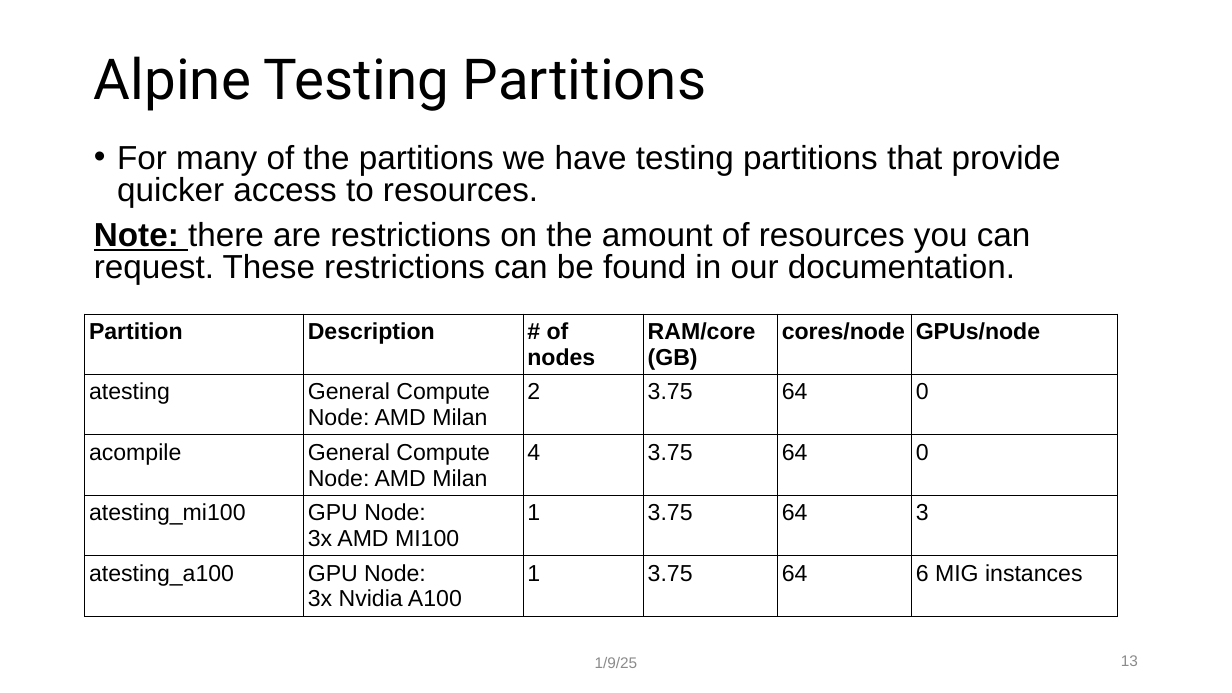
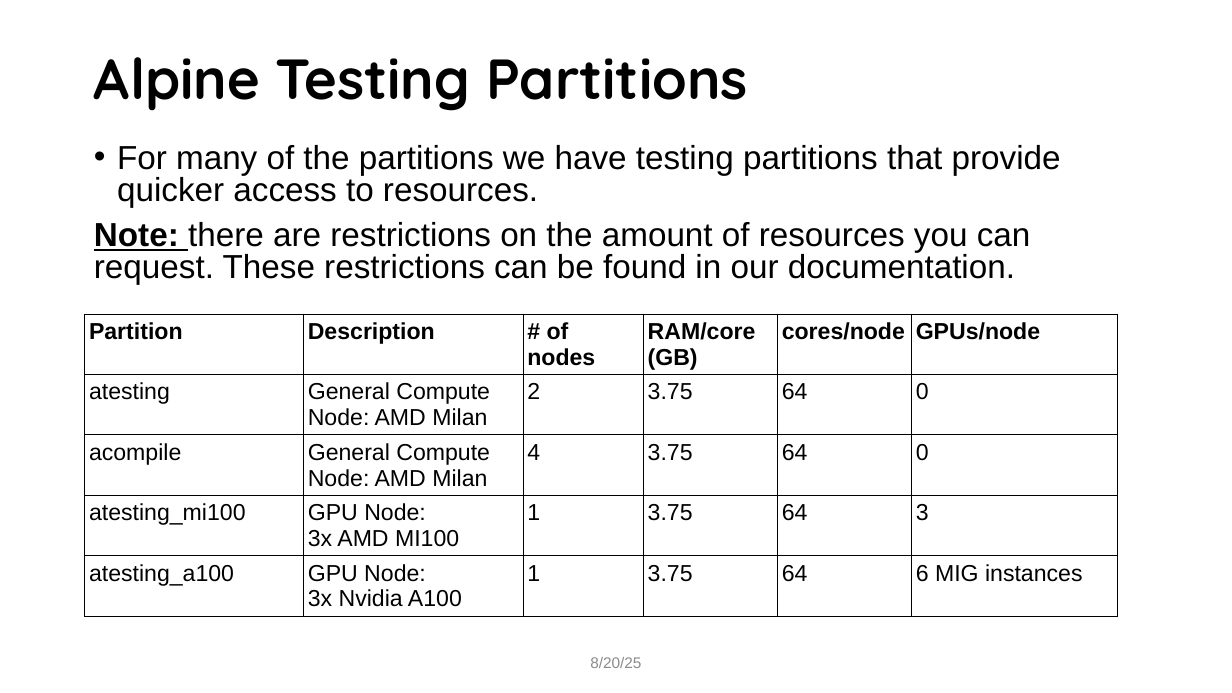
Before and after one commit to mohalkh5/hpc_fundamentals_micro_credential, a slide deck: slide 13 of scheduling_jobs/scheduling_jobs.pptx. Drawn at 1232x693 pixels with LibreOffice and Linux fonts; fonts in the diff are those of the drawing; background and template pictures are left out. Boxes give left, top, right and bottom in pixels: in the first picture for what was removed or moved away, otherwise in the second. Text is boxed around its words. In the diff, an @@ line names an element or a change of style, - is before the commit and + after.

```diff
--- a/scheduling_jobs/scheduling_jobs.pptx
+++ b/scheduling_jobs/scheduling_jobs.pptx
@@ title "Alpine Testing Partitions" at <box>94,57,748,111</box>: font Roboto to Quicksand, bold on @@
@@ text at <box>590,657,641,668</box>: text changed @@
-1/9/25
+8/20/25
@@ page number removed at <box>1121,655,1138,666</box> @@
-13
```
Also in this commit, not shown: 27 other slides changed, 1 other file.
